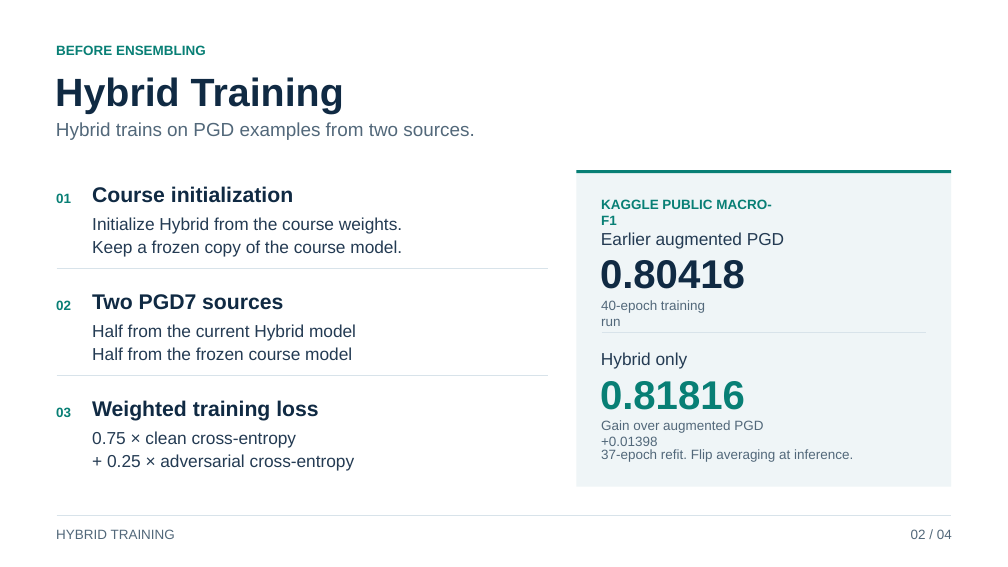
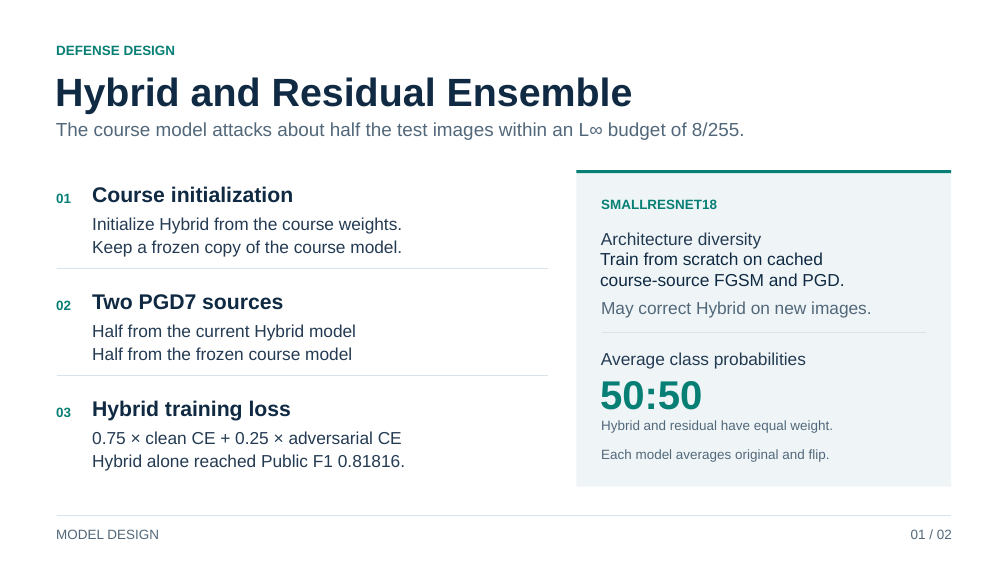
Before and after one commit to Cobblepot2/COMP-5577-Dataset3, a slide deck: slide 1 of docs/task3_presentation_en.pptx (slide 2 before the commit). Drawn at 1008x567 pixels with LibreOffice and Linux fonts; fonts in the diff are those of the drawing. Boxes give left, top, right and bottom in pixels: in the first picture for what was removed or moved away, otherwise in the second. Text is boxed around its words. In the diff, an @@ line names an element or a change of style, - is before the commit and + after.

```diff
--- a/docs/task3_presentation_en.pptx
+++ b/docs/task3_presentation_en.pptx
@@ text at (56,45,176,55): text changed @@
-BEFORE ENSEMBLING
+DEFENSE DESIGN
@@ text at (55,77,633,114): text changed @@
-Hybrid Training
+Hybrid and Residual Ensemble
@@ text at (56,122,745,140): text changed @@
-Hybrid trains on PGD examples from two sources.
+The course model attacks about half the test images within an L∞ budget of 8/255.
@@ text at (601,199,717,209): text changed @@
-KAGGLE PUBLIC MACRO-F1
+SMALLRESNET18
@@ text at (601,232,761,249): text changed @@
-Earlier augmented PGD
+Architecture diversity
@@ text at (600,252,844,286): text changed; size 38.2 to 16.5 pt; bold off @@
-0.80418
+Train from scratch on cached
+course-source FGSM and PGD.
@@ text at (601,301,871,318): text changed; size 12.8 to 16.5 pt @@
-40-epoch training run
+May correct Hybrid on new images.
@@ text at (601,352,806,368): text changed @@
-Hybrid only
+Average class probabilities
@@ text at (600,381,703,410): text changed @@
-0.81816
+50:50
@@ text at (92,400,291,421): text changed @@
-Weighted training loss
+Hybrid training loss
@@ text at (92,431,405,471): text changed @@
-0.75 × clean cross-entropy
-+ 0.25 × adversarial cross-entropy
+0.75 × clean CE + 0.25 × adversarial CE
+Hybrid alone reached Public F1 0.81816.
@@ text at (601,449,830,462): text changed @@
-37-epoch refit. Flip averaging at inference.
+Each model averages original and flip.
@@ text at (601,420,833,433): text changed @@
-Gain over augmented PGD +0.01398
+Hybrid and residual have equal weight.
@@ text at (56,529,159,539): text changed @@
-HYBRID TRAINING
+MODEL DESIGN
@@ text at (911,529,952,539): text changed @@
-02 / 04
+01 / 02
```
Also in this commit, not shown: 1 other slide changed, 2 slides removed, 1 other file.
